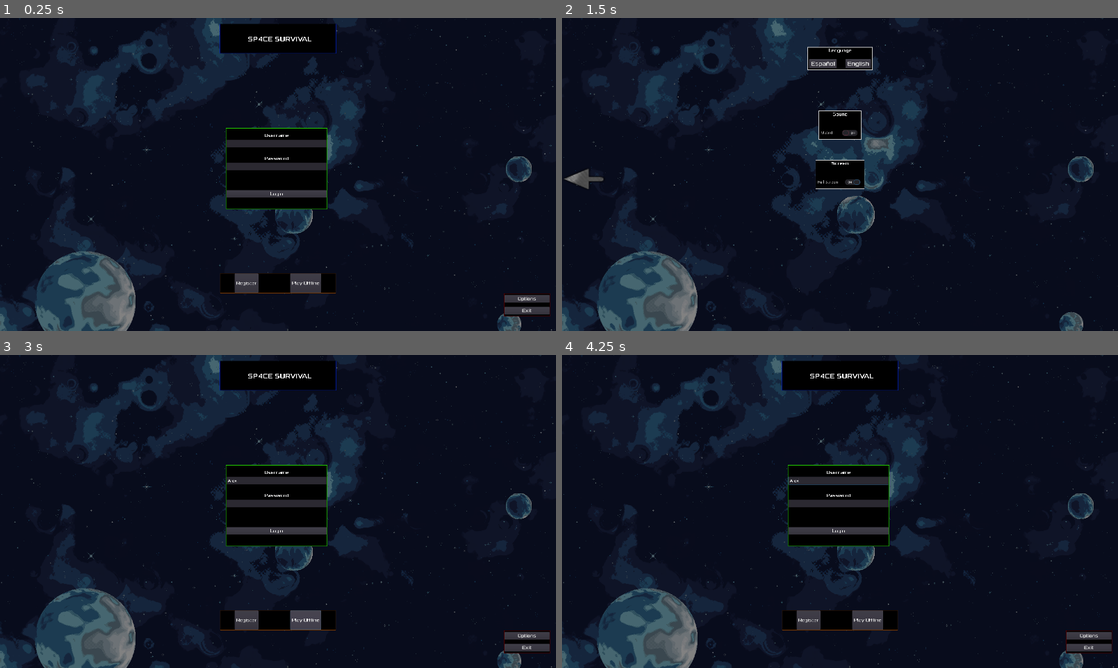
Above: before the commit, frames 1-4 (two rows, left to right).
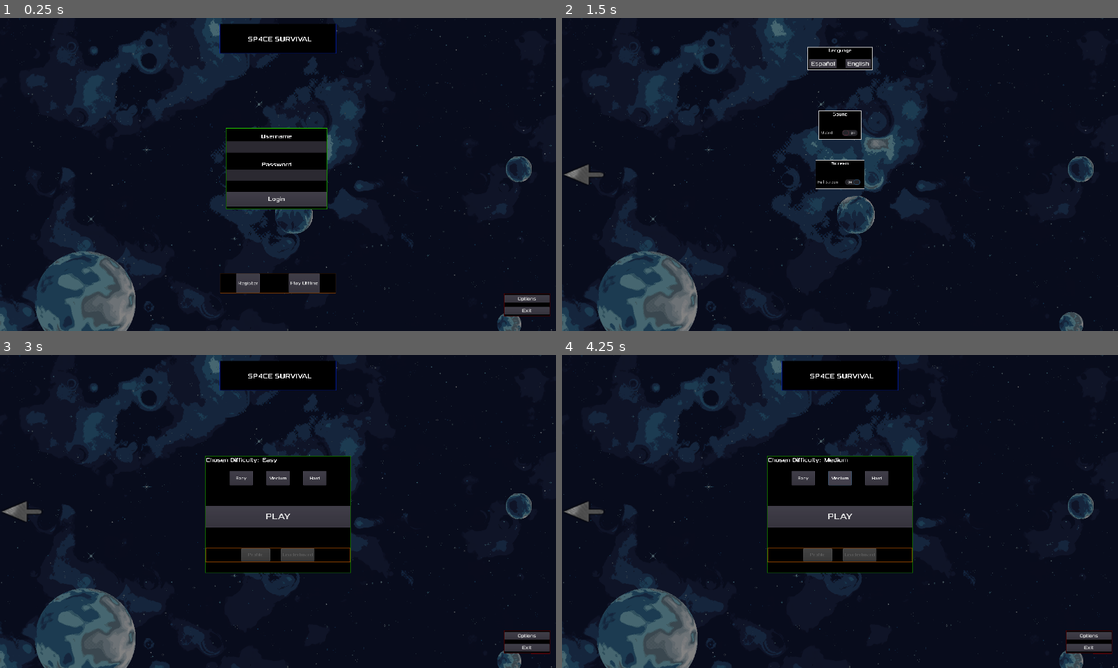
Above: after the commit, the same moments.

Repository: Mario999X/ProyectoFinalDAM_MarioResa
Game: Godot game, scene res://menus/main_menus/WelcomeMenu.tscn
The game is run twice, just before and just after one commit, with the same random seed, the same clock (stepped at 60 frames per second) and the same inputs.
Inputs (mouse positions are in pixels of both pictures, inside the frame that each line leads up to; where the layout moved, square brackets give the same spot in the first picture):
- Up to frame 1 (0.25 s): no input
- Up to frame 2 (1.5 s): click (840, 143) at 0.52 s; type "Alex" at 0.6 s; click "Options" at 1.25 s
- Up to frame 3 (3 s): click (22, 511) [22, 514] at 2 s; click "Play Offline" at 2.75 s
- Up to frame 4 (4.25 s): click (840, 477) at 3.5 s, where only the run after the commit has a clickable "Medium"

The runs differ from the first frame. In frame 1, 2.2% of the frame differs, in the area x 40-59%, y 36-88%; in frame 2, 0.2%; in frame 3, 9.2%; in frame 4, 9.3%, in the area x 0-99%, y 32-96%.

Commit message:
subida de version no funcional, toca repasar los pasos para evitar errores

Diff:
--- a/sp4ce-survival_frontend/lenguages/Translations.csv
+++ b/sp4ce-survival_frontend/lenguages/Translations.csv
@@ -11,3 +11,10 @@
 MUTED,Silenciado,Muted
 SCREEN,Pantalla,Screen
 FULL_SCREEN,Pantalla Completa,Full Screen
+CHOSEN_DIFFICULTY:,Dificultad Elegida:,Chosen Difficulty:
+EASY,Fácil,Easy
+MEDIUM,Normal,Medium
+HARD,Difícil,Hard
+PLAY,JUGAR,PLAY
+PROFILE,Perfil,Profile
+LEADERBOARD,Tabla de clasificación,Leaderboard
--- /dev/null
+++ b/sp4ce-survival_frontend/menus/main_menus/MainMenu.gd
@@ -0,0 +1,56 @@
+extends CanvasLayer
+
+var settings_instance = load("res://menus/secundary_menus/SettingsMenu.tscn").instance()
+
+func _ready():
+	add_child(settings_instance)
+	settings_instance.visible = false
+
+	print(get_tree().current_scene.name, " | ", OS.get_time().hour, ":", OS.get_time().minute)
+	var onlineMode = SaveSystem.load_value("Online", "Account")
+
+	_reloadLabel(GlobalVariables.difficultySelected)
+
+	if onlineMode == "Off":
+		$MainElementsPanel/MainElementsContainer/OnlineElementsPanel/OnlineElementsContainer/ProfileButton.disabled = true
+		$MainElementsPanel/MainElementsContainer/OnlineElementsPanel/OnlineElementsContainer/LeaderboardButton.disabled = true
+
+
+func _reloadLabel(difficultySelected):
+	var originalLabel = $MainElementsPanel/MainElementsContainer/DifficultyLabelsContainer/DifficultySelectedLabel
+
+	if difficultySelected == 0:
+		originalLabel.text = $MainElementsPanel/MainElementsContainer/DifficultyLevelsContainer/EasyButton.text
+	elif difficultySelected == 1:
+		originalLabel.text = $MainElementsPanel/MainElementsContainer/DifficultyLevelsContainer/MediumButton.text
+	else:
+		originalLabel.text = $MainElementsPanel/MainElementsContainer/DifficultyLevelsContainer/HardButton.text
+
+
+
+func _on_ReturnMainMenu_pressed():
+	get_tree().change_scene("res://menus/main_menus/WelcomeMenu.tscn")
+	queue_free()
+
+
+func _on_OptionsButton_pressed():
+	settings_instance.visible = true
+
+
+func _on_ExitButton_pressed():
+	get_tree().quit()
+
+
+func _on_EasyButton_pressed():
+	GlobalVariables.difficultySelected = 0
+	_reloadLabel(GlobalVariables.difficultySelected)
+
+
+func _on_MediumButton_pressed():
+	GlobalVariables.difficultySelected = 1
+	_reloadLabel(GlobalVariables.difficultySelected)
+
+
+func _on_HardButton_pressed():
+	GlobalVariables.difficultySelected = 2
+	_reloadLabel(GlobalVariables.difficultySelected)
--- /dev/null
+++ b/sp4ce-survival_frontend/menus/main_menus/MainMenu.tscn
@@ -0,0 +1,289 @@
+[gd_scene load_steps=18 format=2]
+
+[ext_resource path="res://assets/backgrounds/Menu_BackGround.png" type="Texture" id=1]
+[ext_resource path="res://assets/fonts/Xolonium-Regular.ttf" type="DynamicFontData" id=2]
+[ext_resource path="res://assets/icons/Return_Arrow_Pressed.png" type="Texture" id=4]
+[ext_resource path="res://assets/icons/Return_Arrow_Original.png" type="Texture" id=5]
+[ext_resource path="res://assets/icons/Return_Arrow_Hoover.png" type="Texture" id=6]
+[ext_resource path="res://menus/main_menus/MainMenu.gd" type="Script" id=7]
+
+[sub_resource type="DynamicFont" id=11]
+size = 23
+font_data = ExtResource( 2 )
+
+[sub_resource type="StyleBoxFlat" id=1]
+bg_color = Color( 0, 0, 0, 1 )
+border_width_left = 2
+border_width_top = 2
+border_width_right = 2
+border_width_bottom = 2
+border_color = Color( 0.176471, 1, 0, 1 )
+border_blend = true
+
+[sub_resource type="DynamicFontData" id=3]
+font_path = "res://assets/fonts/Xolonium-Regular.ttf"
+
+[sub_resource type="DynamicFont" id=2]
+size = 20
+font_data = SubResource( 3 )
+
+[sub_resource type="DynamicFontData" id=4]
+font_path = "res://assets/fonts/Xolonium-Regular.ttf"
+
+[sub_resource type="DynamicFont" id=5]
+size = 14
+font_data = SubResource( 4 )
+
+[sub_resource type="DynamicFont" id=6]
+size = 30
+font_data = SubResource( 4 )
+
+[sub_resource type="StyleBoxFlat" id=10]
+bg_color = Color( 0, 0, 0, 1 )
+border_width_left = 3
+border_width_top = 3
+border_width_right = 3
+border_width_bottom = 3
+border_color = Color( 0.815686, 0.384314, 0, 1 )
+border_blend = true
+
+[sub_resource type="DynamicFont" id=7]
+size = 15
+font_data = ExtResource( 2 )
+
+[sub_resource type="StyleBoxFlat" id=8]
+bg_color = Color( 0, 0, 0, 1 )
+border_width_left = 2
+border_width_top = 2
+border_width_right = 2
+border_width_bottom = 2
+border_color = Color( 0.780392, 0, 0, 1 )
+border_blend = true
+
+[sub_resource type="DynamicFont" id=9]
+font_data = ExtResource( 2 )
+
+[node name="MainMenu" type="CanvasLayer"]
+script = ExtResource( 7 )
+
+[node name="BackgroundColor" type="ColorRect" parent="."]
+anchor_right = 1.0
+anchor_bottom = 1.0
+mouse_filter = 2
+color = Color( 0, 0, 0, 1 )
+
+[node name="MenuTexture" type="TextureRect" parent="BackgroundColor"]
+modulate = Color( 1, 1, 1, 0.509804 )
+anchor_right = 1.0
+anchor_bottom = 1.0
+texture = ExtResource( 1 )
+expand = true
+
+[node name="GameTitleBackground2" type="ColorRect" parent="BackgroundColor"]
+anchor_left = 0.5
+anchor_right = 0.5
+margin_left = -201.0
+margin_top = 20.0
+margin_right = 201.0
+margin_bottom = 123.0
+color = Color( 0, 0.117647, 0.654902, 1 )
+__meta__ = {
+"_edit_group_": true
+}
+
+[node name="GameTitleBackground" type="ColorRect" parent="BackgroundColor/GameTitleBackground2"]
+anchor_left = 0.5
+anchor_right = 0.5
+margin_left = -200.0
+margin_top = 1.0
+margin_right = 200.0
+margin_bottom = 101.0
+color = Color( 0, 0, 0, 1 )
+
+[node name="GameTitle" type="Label" parent="BackgroundColor/GameTitleBackground2/GameTitleBackground"]
+anchor_left = 0.5
+anchor_right = 0.5
+margin_left = -105.0
+margin_top = 37.0
+margin_right = 117.0
+margin_bottom = 66.0
+custom_fonts/font = SubResource( 11 )
+text = "SP4CE SURVIVAL"
+align = 1
+valign = 1
+
+[node name="MainElementsPanel" type="PanelContainer" parent="."]
+anchor_left = 0.5
+anchor_top = 0.5
+anchor_right = 0.5
+anchor_bottom = 0.5
+margin_left = -252.0
+margin_top = -192.0
+margin_right = 252.0
+margin_bottom = 192.0
+custom_styles/panel = SubResource( 1 )
+
+[node name="MainElementsContainer" type="VBoxContainer" parent="MainElementsPanel"]
+margin_left = 2.0
+margin_top = 2.0
+margin_right = 502.0
+margin_bottom = 402.0
+custom_constants/separation = 25
+
+[node name="DifficultyLabelsContainer" type="HBoxContainer" parent="MainElementsPanel/MainElementsContainer"]
+margin_right = 500.0
+margin_bottom = 25.0
+custom_constants/separation = 10
+
+[node name="DifficultyLabel" type="Label" parent="MainElementsPanel/MainElementsContainer/DifficultyLabelsContainer"]
+margin_right = 246.0
+margin_bottom = 25.0
+custom_fonts/font = SubResource( 2 )
+text = "CHOSEN_DIFFICULTY:"
+
+[node name="DifficultySelectedLabel" type="Label" parent="MainElementsPanel/MainElementsContainer/DifficultyLabelsContainer"]
+margin_left = 256.0
+margin_right = 256.0
+margin_bottom = 25.0
+custom_fonts/font = SubResource( 2 )
+
+[node name="DifficultyLevelsContainer" type="HBoxContainer" parent="MainElementsPanel/MainElementsContainer"]
+margin_top = 50.0
+margin_right = 500.0
+margin_bottom = 100.0
+rect_min_size = Vector2( 0, 50 )
+custom_constants/separation = 47
+alignment = 1
+
+[node name="EasyButton" type="Button" parent="MainElementsPanel/MainElementsContainer/DifficultyLevelsContainer"]
+margin_left = 83.0
+margin_right = 163.0
+margin_bottom = 50.0
+rect_min_size = Vector2( 80, 0 )
+custom_fonts/font = SubResource( 5 )
+text = "EASY"
+
+[node name="MediumButton" type="Button" parent="MainElementsPanel/MainElementsContainer/DifficultyLevelsContainer"]
+margin_left = 210.0
+margin_right = 290.0
+margin_bottom = 50.0
+rect_min_size = Vector2( 80, 0 )
+custom_fonts/font = SubResource( 5 )
+text = "MEDIUM"
+
+[node name="HardButton" type="Button" parent="MainElementsPanel/MainElementsContainer/DifficultyLevelsContainer"]
+margin_left = 337.0
+margin_right = 417.0
+margin_bottom = 50.0
+rect_min_size = Vector2( 80, 0 )
+custom_fonts/font = SubResource( 5 )
+text = "HARD"
+
+[node name="Separation" type="Control" parent="MainElementsPanel/MainElementsContainer"]
+margin_top = 125.0
+margin_right = 500.0
+margin_bottom = 145.0
+rect_min_size = Vector2( 500, 20 )
+
+[node name="PlayButton" type="Button" parent="MainElementsPanel/MainElementsContainer"]
+margin_top = 170.0
+margin_right = 500.0
+margin_bottom = 245.0
+rect_min_size = Vector2( 0, 75 )
+custom_fonts/font = SubResource( 6 )
+text = "PLAY"
+
+[node name="Separation2" type="Control" parent="MainElementsPanel/MainElementsContainer"]
+margin_top = 270.0
+margin_right = 500.0
+margin_bottom = 290.0
+rect_min_size = Vector2( 0, 20 )
+
+[node name="OnlineElementsPanel" type="PanelContainer" parent="MainElementsPanel/MainElementsContainer"]
+margin_top = 315.0
+margin_right = 500.0
+margin_bottom = 365.0
+rect_min_size = Vector2( 0, 50 )
+custom_styles/panel = SubResource( 10 )
+
+[node name="OnlineElementsContainer" type="HBoxContainer" parent="MainElementsPanel/MainElementsContainer/OnlineElementsPanel"]
+margin_left = 3.0
+margin_top = 3.0
+margin_right = 497.0
+margin_bottom = 47.0
+rect_min_size = Vector2( 0, 40 )
+custom_constants/separation = 37
+alignment = 1
+
+[node name="ProfileButton" type="Button" parent="MainElementsPanel/MainElementsContainer/OnlineElementsPanel/OnlineElementsContainer"]
+margin_left = 110.0
+margin_right = 210.0
+margin_bottom = 44.0
+rect_min_size = Vector2( 100, 0 )
+custom_fonts/font = SubResource( 7 )
+text = "PROFILE"
+
+[node name="LeaderboardButton" type="Button" parent="MainElementsPanel/MainElementsContainer/OnlineElementsPanel/OnlineElementsContainer"]
+margin_left = 247.0
+margin_right = 384.0
+margin_bottom = 44.0
+custom_fonts/font = SubResource( 7 )
+text = "LEADERBOARD"
+
+[node name="Separation3" type="Control" parent="MainElementsPanel/MainElementsContainer"]
+margin_top = 390.0
+margin_right = 500.0
+margin_bottom = 400.0
+rect_min_size = Vector2( 0, 10 )
+
+[node name="OptionsAndExitElementsPanel" type="PanelContainer" parent="."]
+anchor_left = 1.0
+anchor_top = 1.0
+anchor_right = 1.0
+anchor_bottom = 1.0
+margin_left = -180.0
+margin_top = -130.0
+margin_right = -20.0
+margin_bottom = -50.0
+rect_rotation = 0.0894657
+custom_styles/panel = SubResource( 8 )
+
+[node name="OptionsAndExitElementsContainer" type="VBoxContainer" parent="OptionsAndExitElementsPanel"]
+margin_left = 2.0
+margin_top = 2.0
+margin_right = 158.0
+margin_bottom = 78.0
+custom_constants/separation = 15
+alignment = 1
+
+[node name="OptionsButton" type="Button" parent="OptionsAndExitElementsPanel/OptionsAndExitElementsContainer"]
+margin_top = 4.0
+margin_right = 156.0
+margin_bottom = 30.0
+custom_fonts/font = SubResource( 9 )
+text = "OPTIONS"
+
+[node name="ExitButton" type="Button" parent="OptionsAndExitElementsPanel/OptionsAndExitElementsContainer"]
+margin_top = 45.0
+margin_right = 156.0
+margin_bottom = 71.0
+custom_fonts/font = SubResource( 9 )
+text = "EXIT"
+
+[node name="ReturnMainMenu" type="TextureButton" parent="."]
+anchor_top = 0.5
+anchor_bottom = 0.5
+margin_top = -40.0
+margin_right = 150.0
+margin_bottom = 40.0
+texture_normal = ExtResource( 5 )
+texture_pressed = ExtResource( 4 )
+texture_hover = ExtResource( 6 )
+expand = true
+
+[connection signal="pressed" from="MainElementsPanel/MainElementsContainer/DifficultyLevelsContainer/EasyButton" to="." method="_on_EasyButton_pressed"]
+[connection signal="pressed" from="MainElementsPanel/MainElementsContainer/DifficultyLevelsContainer/MediumButton" to="." method="_on_MediumButton_pressed"]
+[connection signal="pressed" from="MainElementsPanel/MainElementsContainer/DifficultyLevelsContainer/HardButton" to="." method="_on_HardButton_pressed"]
+[connection signal="pressed" from="OptionsAndExitElementsPanel/OptionsAndExitElementsContainer/OptionsButton" to="." method="_on_OptionsButton_pressed"]
+[connection signal="pressed" from="OptionsAndExitElementsPanel/OptionsAndExitElementsContainer/ExitButton" to="." method="_on_ExitButton_pressed"]
+[connection signal="pressed" from="ReturnMainMenu" to="." method="_on_ReturnMainMenu_pressed"]
--- a/sp4ce-survival_frontend/menus/main_menus/WelcomeMenu.gd
+++ b/sp4ce-survival_frontend/menus/main_menus/WelcomeMenu.gd
@@ -1,14 +1,22 @@
 extends CanvasLayer
 
+var settings_instance = load("res://menus/secundary_menus/SettingsMenu.tscn").instance()
 
 func _ready():
+	add_child(settings_instance)
+	settings_instance.visible = false
+
 	print(get_tree().current_scene.name, " | ", OS.get_time().hour, ":", OS.get_time().minute)
 	LoadSettings.load_Settings()
-
 
 func _on_ExitButton_pressed():
 	get_tree().quit()
 
 
 func _on_OptionsButton_pressed():
-	$SettingsMenu.visible = true
+	settings_instance.visible = true
+
+
+func _on_PlayOfflineButton_pressed():
+	get_tree().change_scene("res://menus/main_menus/MainMenu.tscn")
+	queue_free()
--- a/sp4ce-survival_frontend/menus/main_menus/WelcomeMenu.tscn
+++ b/sp4ce-survival_frontend/menus/main_menus/WelcomeMenu.tscn
@@ -1,10 +1,8 @@
-[gd_scene load_steps=14 format=2]
+[gd_scene load_steps=13 format=2]
 
 [ext_resource path="res://menus/main_menus/WelcomeMenu.gd" type="Script" id=1]
 [ext_resource path="res://assets/backgrounds/Menu_BackGround.png" type="Texture" id=2]
 [ext_resource path="res://assets/fonts/Xolonium-Regular.ttf" type="DynamicFontData" id=3]
-[ext_resource path="res://menus/secundary_menus/SettingsMenu.tscn" type="PackedScene" id=4]
-[ext_resource path="res://assets/sounds/music/loops/Menus_Music.mp3" type="AudioStream" id=5]
 
 [sub_resource type="DynamicFont" id=1]
 size = 23
@@ -20,16 +18,18 @@
 border_blend = true
 
 [sub_resource type="DynamicFont" id=2]
+size = 20
 font_data = ExtResource( 3 )
 
 [sub_resource type="DynamicFontData" id=7]
 font_path = "res://assets/fonts/Xolonium-Regular.ttf"
 
 [sub_resource type="DynamicFont" id=8]
-size = 13
+size = 15
 font_data = SubResource( 7 )
 
-[sub_resource type="DynamicFont" id=3]
+[sub_resource type="DynamicFont" id=10]
+size = 20
 font_data = ExtResource( 3 )
 
 [sub_resource type="StyleBoxFlat" id=5]
@@ -41,6 +41,9 @@
 border_color = Color( 0.815686, 0.384314, 0, 1 )
 border_blend = true
 
+[sub_resource type="DynamicFont" id=9]
+font_data = ExtResource( 3 )
+
 [sub_resource type="StyleBoxFlat" id=6]
 bg_color = Color( 0, 0, 0, 1 )
 border_width_left = 2
@@ -51,11 +54,13 @@
 border_blend = true
 
 [node name="WelcomeMenu" type="CanvasLayer"]
+pause_mode = 2
 script = ExtResource( 1 )
 
 [node name="BackgroundColor" type="ColorRect" parent="."]
 anchor_right = 1.0
 anchor_bottom = 1.0
+mouse_filter = 2
 color = Color( 0, 0, 0, 1 )
 
 [node name="MenuTexture" type="TextureRect" parent="BackgroundColor"]
@@ -72,6 +77,7 @@
 margin_top = 20.0
 margin_right = 201.0
 margin_bottom = 123.0
+mouse_filter = 2
 color = Color( 0, 0.117647, 0.654902, 1 )
 __meta__ = {
 "_edit_group_": true
@@ -119,7 +125,7 @@
 margin_left = 2.0
 margin_top = 2.0
 margin_right = 348.0
-margin_bottom = 240.0
+margin_bottom = 270.0
 size_flags_vertical = 0
 
 [node name="Separation3" type="Control" parent="LoginElementsPanel/LoginElementsContainer"]
@@ -130,53 +136,54 @@
 [node name="UsernameLabel" type="Label" parent="LoginElementsPanel/LoginElementsContainer"]
 margin_top = 14.0
 margin_right = 346.0
-margin_bottom = 34.0
+margin_bottom = 39.0
 custom_fonts/font = SubResource( 2 )
 text = "USERNAME"
 align = 1
 
 [node name="UsernameLineEdit" type="LineEdit" parent="LoginElementsPanel/LoginElementsContainer"]
-margin_top = 38.0
-margin_right = 346.0
-margin_bottom = 65.0
-rect_min_size = Vector2( 100, 20 )
+margin_top = 43.0
+margin_right = 346.0
+margin_bottom = 83.0
+rect_min_size = Vector2( 100, 40 )
 custom_fonts/font = SubResource( 8 )
 max_length = 20
 
 [node name="Separation" type="Control" parent="LoginElementsPanel/LoginElementsContainer"]
-margin_top = 69.0
-margin_right = 346.0
-margin_bottom = 89.0
+margin_top = 87.0
+margin_right = 346.0
+margin_bottom = 107.0
 rect_min_size = Vector2( 0, 20 )
 
 [node name="PasswordLabel" type="Label" parent="LoginElementsPanel/LoginElementsContainer"]
-margin_top = 93.0
-margin_right = 346.0
-margin_bottom = 113.0
+margin_top = 111.0
+margin_right = 346.0
+margin_bottom = 136.0
 custom_fonts/font = SubResource( 2 )
 text = "PASSWORD"
 align = 1
 
 [node name="PasswordLineEdit" type="LineEdit" parent="LoginElementsPanel/LoginElementsContainer"]
-margin_top = 117.0
-margin_right = 346.0
-margin_bottom = 144.0
-rect_min_size = Vector2( 100, 20 )
+margin_top = 140.0
+margin_right = 346.0
+margin_bottom = 180.0
+rect_min_size = Vector2( 100, 40 )
 custom_fonts/font = SubResource( 8 )
 max_length = 25
 secret = true
 
 [node name="Separation2" type="Control" parent="LoginElementsPanel/LoginElementsContainer"]
-margin_top = 148.0
-margin_right = 346.0
-margin_bottom = 208.0
-rect_min_size = Vector2( 0, 60 )
+margin_top = 184.0
+margin_right = 346.0
+margin_bottom = 214.0
+rect_min_size = Vector2( 0, 30 )
 
 [node name="LoginButton" type="Button" parent="LoginElementsPanel/LoginElementsContainer"]
-margin_top = 212.0
-margin_right = 346.0
-margin_bottom = 238.0
-custom_fonts/font = SubResource( 3 )
+margin_top = 218.0
+margin_right = 346.0
+margin_bottom = 268.0
+rect_min_size = Vector2( 0, 50 )
+custom_fonts/font = SubResource( 10 )
 text = "LOGIN"
 
 [node name="RegisterAndOfflineElementsPanel" type="PanelContainer" parent="."]
@@ -200,21 +207,21 @@
 margin_top = 2.0
 margin_right = 398.0
 margin_bottom = 68.0
-custom_constants/separation = 110
+custom_constants/separation = 100
 alignment = 1
 
 [node name="RegisterButton" type="Button" parent="RegisterAndOfflineElementsPanel/RegisterAndOfflineElementsContainer"]
-margin_left = 23.0
-margin_right = 122.0
+margin_left = 28.0
+margin_right = 127.0
 margin_bottom = 66.0
-custom_fonts/font = SubResource( 3 )
+custom_fonts/font = SubResource( 9 )
 text = "REGISTER"
 
 [node name="PlayOfflineButton" type="Button" parent="RegisterAndOfflineElementsPanel/RegisterAndOfflineElementsContainer"]
-margin_left = 232.0
-margin_right = 372.0
+margin_left = 227.0
+margin_right = 367.0
 margin_bottom = 66.0
-custom_fonts/font = SubResource( 3 )
+custom_fonts/font = SubResource( 9 )
 text = "PLAY_OFFLINE"
 
 [node name="OptionsAndExitElementsPanel" type="PanelContainer" parent="."]
@@ -243,23 +250,16 @@
 margin_top = 4.0
 margin_right = 156.0
 margin_bottom = 30.0
-custom_fonts/font = SubResource( 3 )
+custom_fonts/font = SubResource( 9 )
 text = "OPTIONS"
 
 [node name="ExitButton" type="Button" parent="OptionsAndExitElementsPanel/OptionsAndExitElementsPanel"]
 margin_top = 45.0
 margin_right = 156.0
 margin_bottom = 71.0
-custom_fonts/font = SubResource( 3 )
+custom_fonts/font = SubResource( 9 )
 text = "EXIT"
 
-[node name="SettingsMenu" parent="." instance=ExtResource( 4 )]
-pause_mode = 2
-visible = false
-
-[node name="BackGroundMusic" type="AudioStreamPlayer" parent="."]
-stream = ExtResource( 5 )
-autoplay = true
-
+[connection signal="pressed" from="RegisterAndOfflineElementsPanel/RegisterAndOfflineElementsContainer/PlayOfflineButton" to="." method="_on_PlayOfflineButton_pressed"]
 [connection signal="pressed" from="OptionsAndExitElementsPanel/OptionsAndExitElementsPanel/OptionsButton" to="." method="_on_OptionsButton_pressed"]
 [connection signal="pressed" from="OptionsAndExitElementsPanel/OptionsAndExitElementsPanel/ExitButton" to="." method="_on_ExitButton_pressed"]
--- a/sp4ce-survival_frontend/menus/secundary_menus/SettingsMenu.gd
+++ b/sp4ce-survival_frontend/menus/secundary_menus/SettingsMenu.gd
@@ -1,5 +1,4 @@
 extends CanvasLayer
-
 
 func _ready():
 	print(get_tree().current_scene.name, " | ", OS.get_time().hour, ":", OS.get_time().minute)
@@ -22,7 +21,7 @@
 
 
 func _on_ReturnSettingsButton_pressed():
-	visible = false
+	self.hide()
 
 
 func _on_MutedCheckButton_toggled(button_pressed):
--- a/sp4ce-survival_frontend/menus/secundary_menus/SettingsMenu.tscn
+++ b/sp4ce-survival_frontend/menus/secundary_menus/SettingsMenu.tscn
@@ -53,9 +53,9 @@
 [node name="ReturnSettingsButton" type="TextureButton" parent="."]
 anchor_top = 0.5
 anchor_bottom = 0.5
-margin_top = -25.0
+margin_top = -40.0
 margin_right = 150.0
-margin_bottom = 55.0
+margin_bottom = 40.0
 texture_normal = ExtResource( 2 )
 texture_pressed = ExtResource( 4 )
 texture_hover = ExtResource( 5 )
--- /dev/null
+++ b/sp4ce-survival_frontend/music_background/BackgroundMusic.tscn
@@ -0,0 +1,7 @@
+[gd_scene load_steps=2 format=2]
+
+[ext_resource path="res://assets/sounds/music/loops/Menus_Music.mp3" type="AudioStream" id=1]
+
+[node name="AudioStreamPlayer" type="AudioStreamPlayer"]
+stream = ExtResource( 1 )
+autoplay = true
--- a/sp4ce-survival_frontend/project.godot
+++ b/sp4ce-survival_frontend/project.godot
@@ -18,6 +18,8 @@
 
 SaveSystem="*res://utils/SaveSystem.gd"
 LoadSettings="*res://utils/LoadSettings.gd"
+GlobalVariables="*res://utils/GlobalVariables.gd"
+BackgroundMusic="*res://music_background/BackgroundMusic.tscn"
 
 [display]
 
--- /dev/null
+++ b/sp4ce-survival_frontend/utils/GlobalVariables.gd
@@ -0,0 +1,4 @@
+extends Node
+
+# Global variables at runtime
+var difficultySelected = 0
--- a/sp4ce-survival_frontend/utils/LoadSettings.gd
+++ b/sp4ce-survival_frontend/utils/LoadSettings.gd
@@ -1,6 +1,7 @@
 extends Node
 
 func load_Settings():
+
 	var lenguage = SaveSystem.load_value("Lenguages", "Lenguage")
 
 	if lenguage == "es":
@@ -13,11 +14,19 @@
 
 	if soundMuted == "Off":
 		AudioServer.set_bus_mute(bus_idx, false)
-	if soundMuted == "On":
+	else:
 		AudioServer.set_bus_mute(bus_idx, true)
 
 	var fullScreen = SaveSystem.load_value("Screen", "FullScreen")
+
 	if fullScreen == "Off":
 		OS.window_fullscreen = false
-	if fullScreen == "On":
+	else:
 		OS.window_fullscreen = true
+
+	var onlineMode = SaveSystem.load_value("Online", "Account")
+
+	if onlineMode == "Off":
+		print("Account not detected")
+	else:
+		print("Account detected")
--- a/sp4ce-survival_frontend/utils/SaveSystem.gd
+++ b/sp4ce-survival_frontend/utils/SaveSystem.gd
@@ -27,6 +27,8 @@
 		save_value("Lenguages", "Lenguage", "en")
 		save_value("Sound", "Muted", "Off")
 		save_value("Screen", "FullScreen", "On")
+		save_value("Online", "Account", "Off")
+		save_value("Difficulty", "Selected", "0")
 
 
 func save_value(section, key, value):
